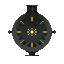
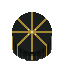
Before/after of a 64px x 64px layered artwork. What changed in the layer stack:
hid group "Group 6" (3 layers) over 8, 5, 56, 61
added layer "Paint Layer 9" in group "Group 4" over 8, 5, 56, 61
